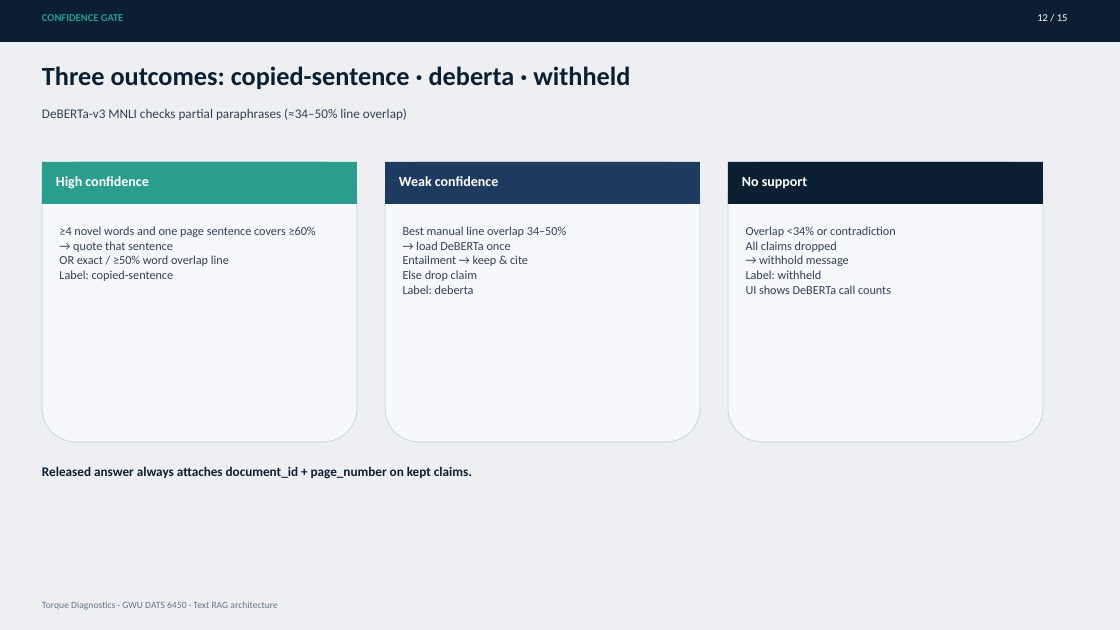
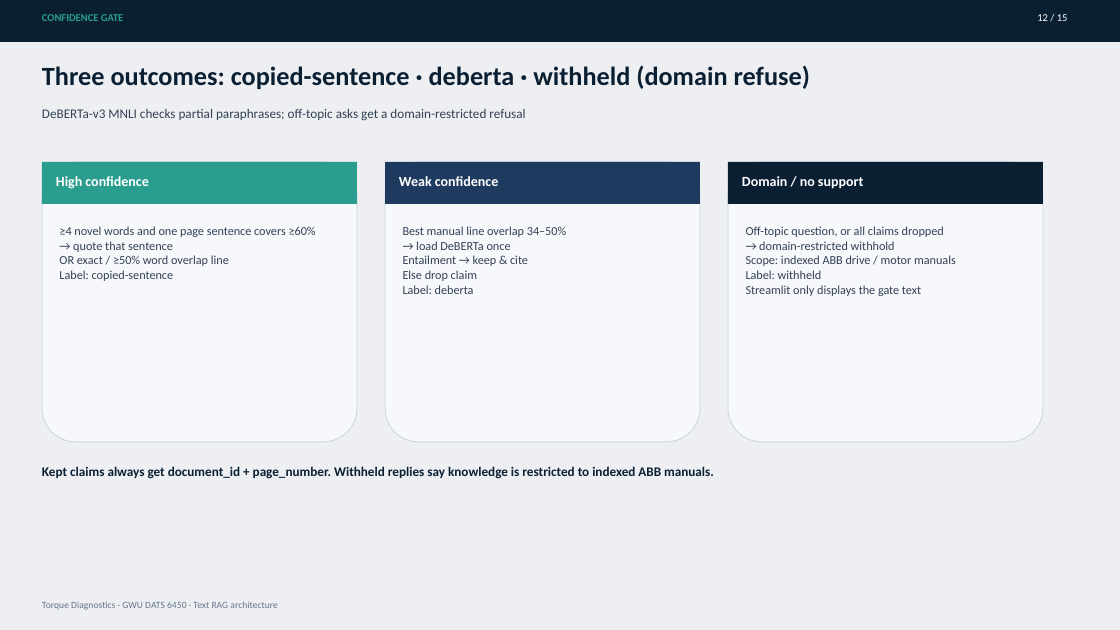
Before and after one commit to DhanushGWU1995/torque-diagnostics, a slide deck: slide 12 of docs/architecture-deck/Torque-Diagnostics-Architecture.pptx. Drawn at 1120x630 pixels with LibreOffice and Linux fonts; fonts in the diff are those of the drawing; background and template pictures are left out. Boxes give left, top, right and bottom in pixels: in the first picture for what was removed or moved away, otherwise in the second. Text is boxed around its words. In the diff, an @@ line names an element or a change of style, - is before the commit and + after.

Commit message:
Document domain-restricted withhold in README, pipeline guide, and architecture deck.
Align slides and narrative with the confidence-gate refusal for off-topic or unsupported questions.

```diff
--- a/docs/architecture-deck/Torque-Diagnostics-Architecture.pptx
+++ b/docs/architecture-deck/Torque-Diagnostics-Architecture.pptx
@@ text at (x1=42, y1=65, x2=810, y2=89): text changed @@
-Three outcomes: copied-sentence · deberta · withheld
+Three outcomes: copied-sentence · deberta · withheld (domain refuse)
@@ text at (x1=42, y1=109, x2=525, y2=120): text changed @@
-DeBERTa-v3 MNLI checks partial paraphrases (≈34–50% line overlap)
+DeBERTa-v3 MNLI checks partial paraphrases; off-topic asks get a domain-restricted refusal
@@ text at (x1=742, y1=176, x2=863, y2=189): text changed @@
-No support
+Domain / no support
@@ text at (x1=746, y1=226, x2=956, y2=266): text changed @@
-Overlap <34% or contradiction
-All claims dropped
-→ withhold message
+Off-topic question, or all claims dropped
+→ domain-restricted withhold
+Scope: indexed ABB drive / motor manuals
@@ text at (x1=746, y1=285, x2=921, y2=296): text changed @@
-UI shows DeBERTa call counts
+Streamlit only displays the gate text
@@ text at (x1=42, y1=466, x2=714, y2=479): text changed @@
-Released answer always attaches document_id + page_number on kept claims.
+Kept claims always get document_id + page_number. Withheld replies say knowledge is restricted to indexed ABB manuals.
```
Also in this commit, not shown: 8 other slides changed, 4 other files.
